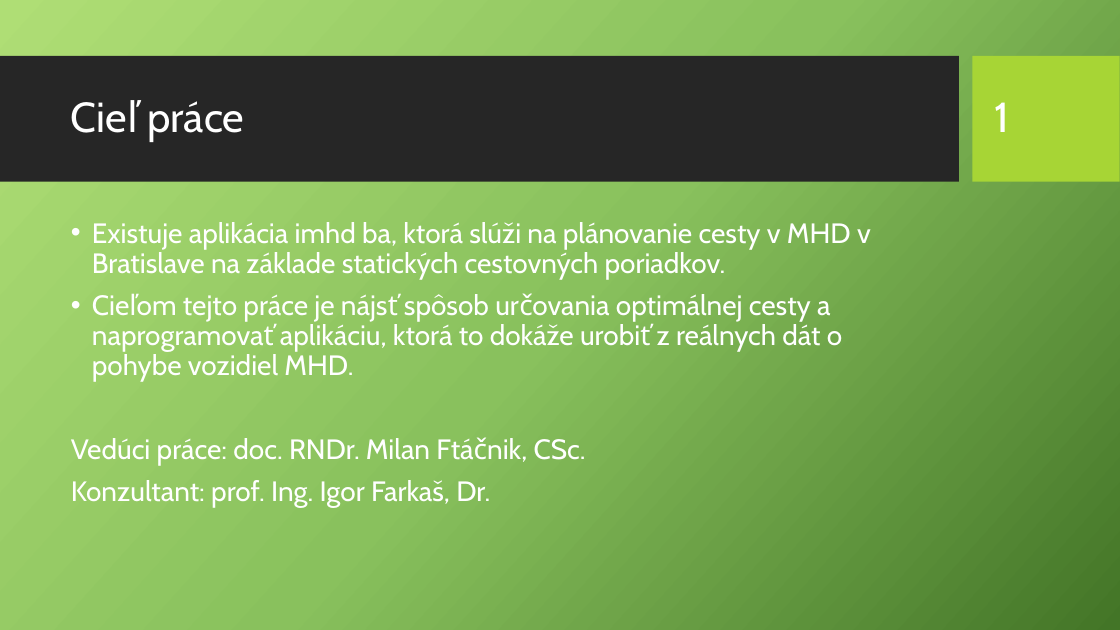
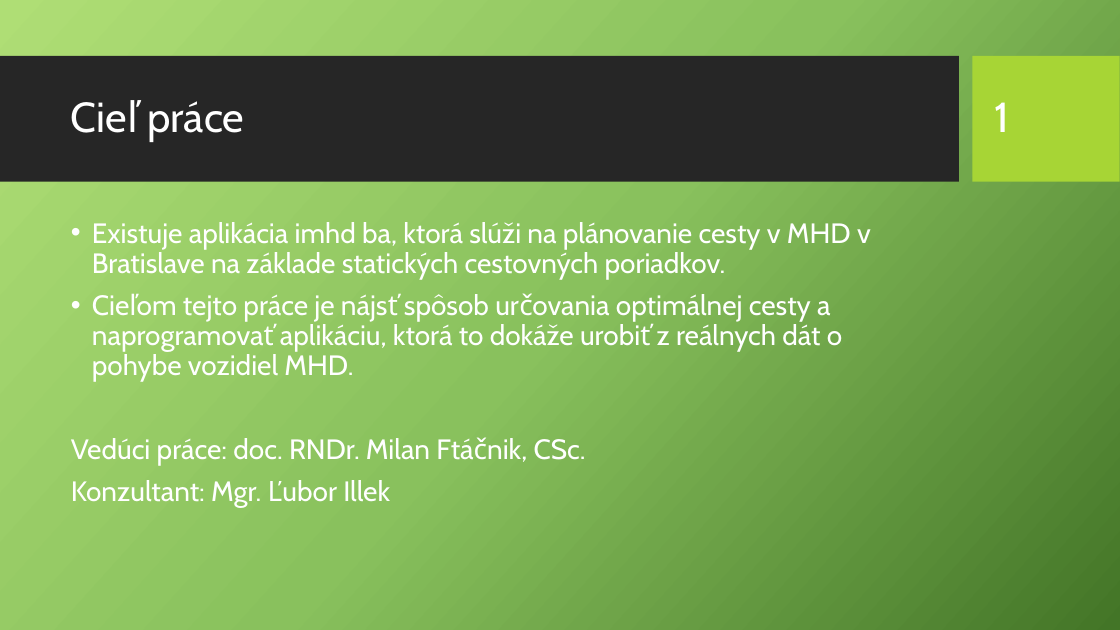
Before and after one commit to gabikaSlani/diploma-thesis, a slide deck: slide 2 of docs/assets/prezentacia.pptx. Drawn at 1120x630 pixels with LibreOffice and Linux fonts; fonts in the diff are those of the drawing; background and template pictures are left out. Boxes give left, top, right and bottom in pixels: in the first picture for what was removed or moved away, otherwise in the second. Text is boxed around its words. In the diff, an @@ line names an element or a change of style, - is before the commit and + after.

```diff
--- a/docs/assets/prezentacia.pptx
+++ b/docs/assets/prezentacia.pptx
@@ text at (71,480,390,507): text changed @@
-Konzultant: prof. Ing. Igor Farkaš, Dr.
+Konzultant: Mgr. Ľubor Illek
```
Also in this commit, not shown: 4 other slides changed, 1 other file.
